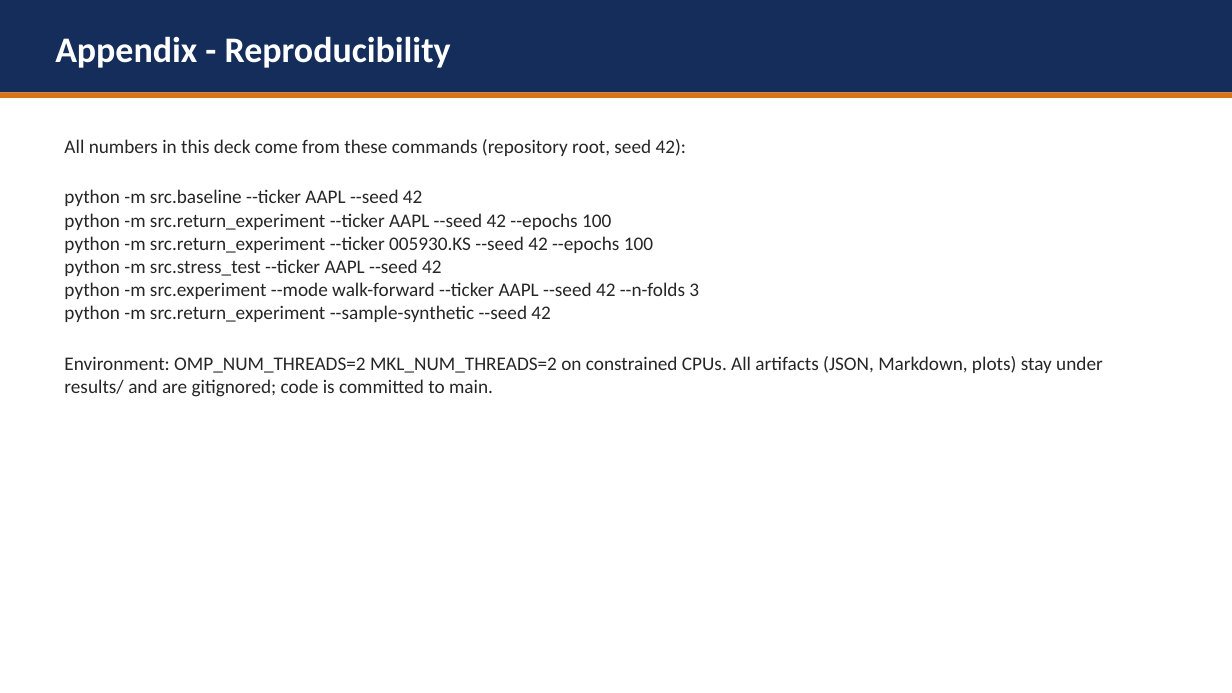
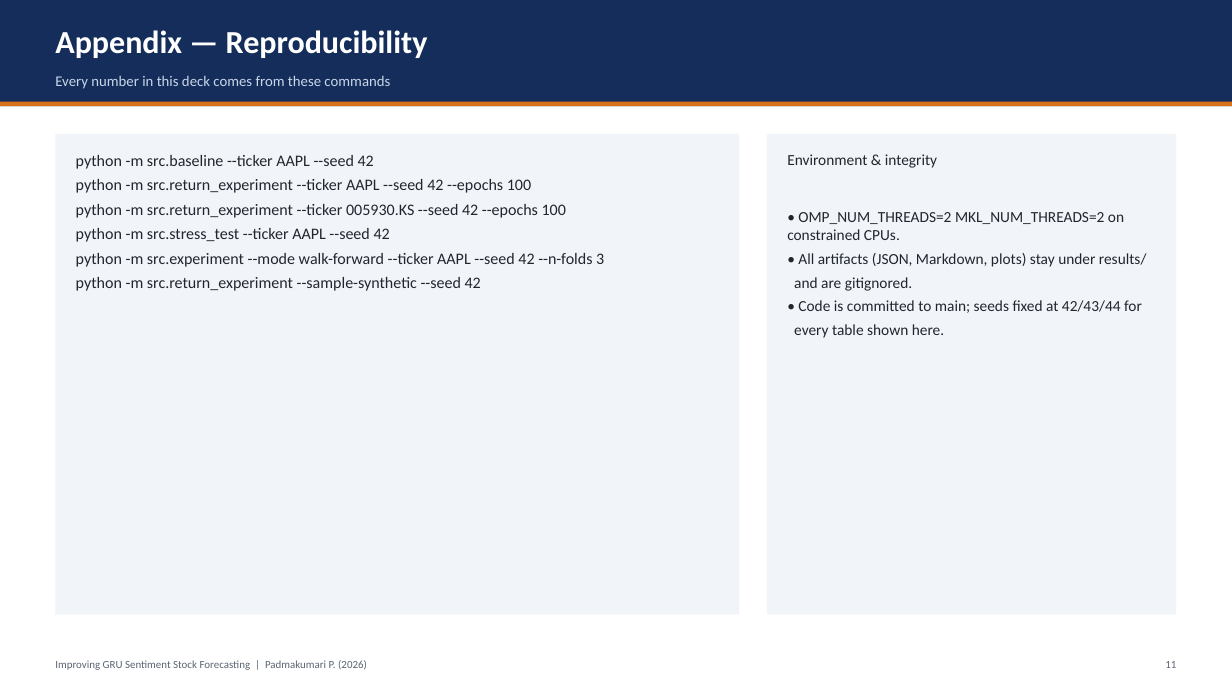
Before and after one commit to hudaifahwins/improving-gru-sentiment-stock-forecasting-padmakumari-maam, a slide deck: slide 12 of PROJECT_PRESENTATION.pptx. Drawn at 1232x693 pixels with LibreOffice and Linux fonts; fonts in the diff are those of the drawing. Boxes give left, top, right and bottom in pixels: in the first picture for what was removed or moved away, otherwise in the second. Text is boxed around its words. In the diff, an @@ line names an element or a change of style, - is before the commit and + after.

Commit message:
design: rebuild presentation with consistent grid, no overlapping shapes

```diff
--- a/PROJECT_PRESENTATION.pptx
+++ b/PROJECT_PRESENTATION.pptx
@@ rectangle: place and size @@
-rectangle at (0,0,1232,92)
+rectangle at (0,0,1232,106)
@@ text at (55,30,428,58): text changed; size 28 to 25 pt @@
-Appendix - Reproducibility
+Appendix — Reproducibility
@@ text added at (55,75,390,89), 11.5 pt, text #C9D6E8 @@
+Every number in this deck comes from these commands
@@ rectangle: place and size @@
-rectangle at (0,92,1232,98)
+rectangle at (0,102,1232,106)
@@ rectangle added at (55,134,739,615), fill #F1F4F9 @@
@@ text at (64,139,686,156): paragraph removed @@
-All numbers in this deck come from these commands (repository root, seed 42):
@@ rectangle added at (767,134,1177,615), fill #F1F4F9 @@
@@ text "python -m src.baseline --ticker AAPL ...": place and size @@
-text "python -m src.baseline --ticker AAPL ..." at (64,139,1103,397)
+text "python -m src.baseline --ticker AAPL ..." at (76,155,604,291)
@@ text "python -m src.baseline --ticker AAPL ..." at (76,155,604,291): size 15 to 12.5 pt, text colour #262626 to #21262E; more space between paragraphs @@
@@ text added at (787,154,1147,338), 12 pt, text #21262E @@
+Environment & integrity
+• OMP_NUM_THREADS=2 MKL_NUM_THREADS=2 on constrained CPUs.
+• All artifacts (JSON, Markdown, plots) stay under results/
+and are gitignored.
+• Code is committed to main; seeds fixed at 42/43/44 for
+every table shown here.
@@ text at (64,356,1103,397): paragraph removed @@
-Environment: OMP_NUM_THREADS=2 MKL_NUM_THREADS=2 on constrained CPUs. All artifacts (JSON, Markdown, plots) stay under results/ and are gitignored; code is committed to main.
@@ text added at (55,660,367,670), 8.5 pt, text #5A6472 @@
+Improving GRU Sentiment Stock Forecasting | Padmakumari P. (2026)
@@ text added at (1165,661,1176,668), 8.5 pt, text #5A6472 @@
+11
```
Also in this commit, not shown: 11 other slides changed.
